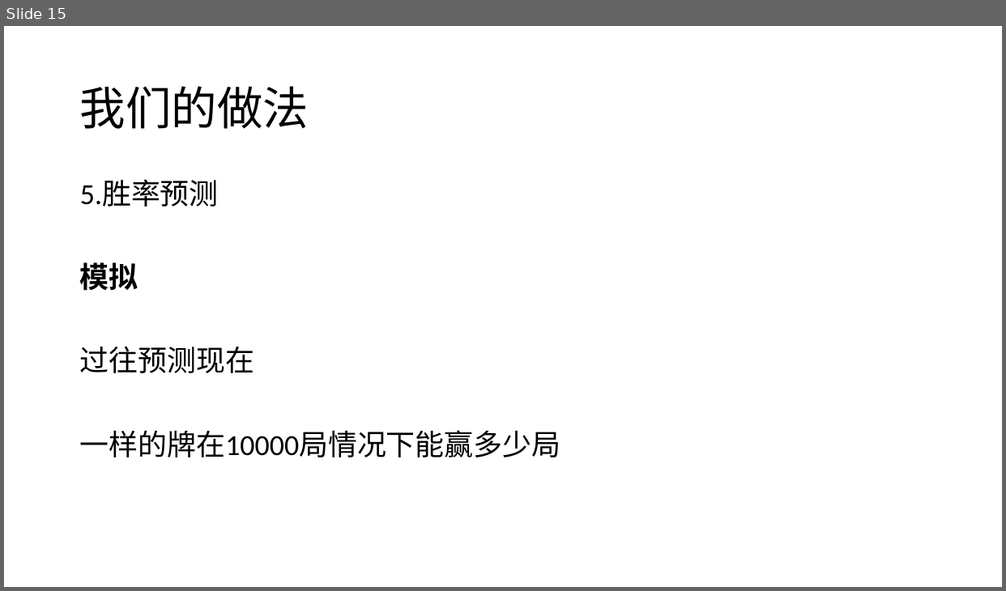
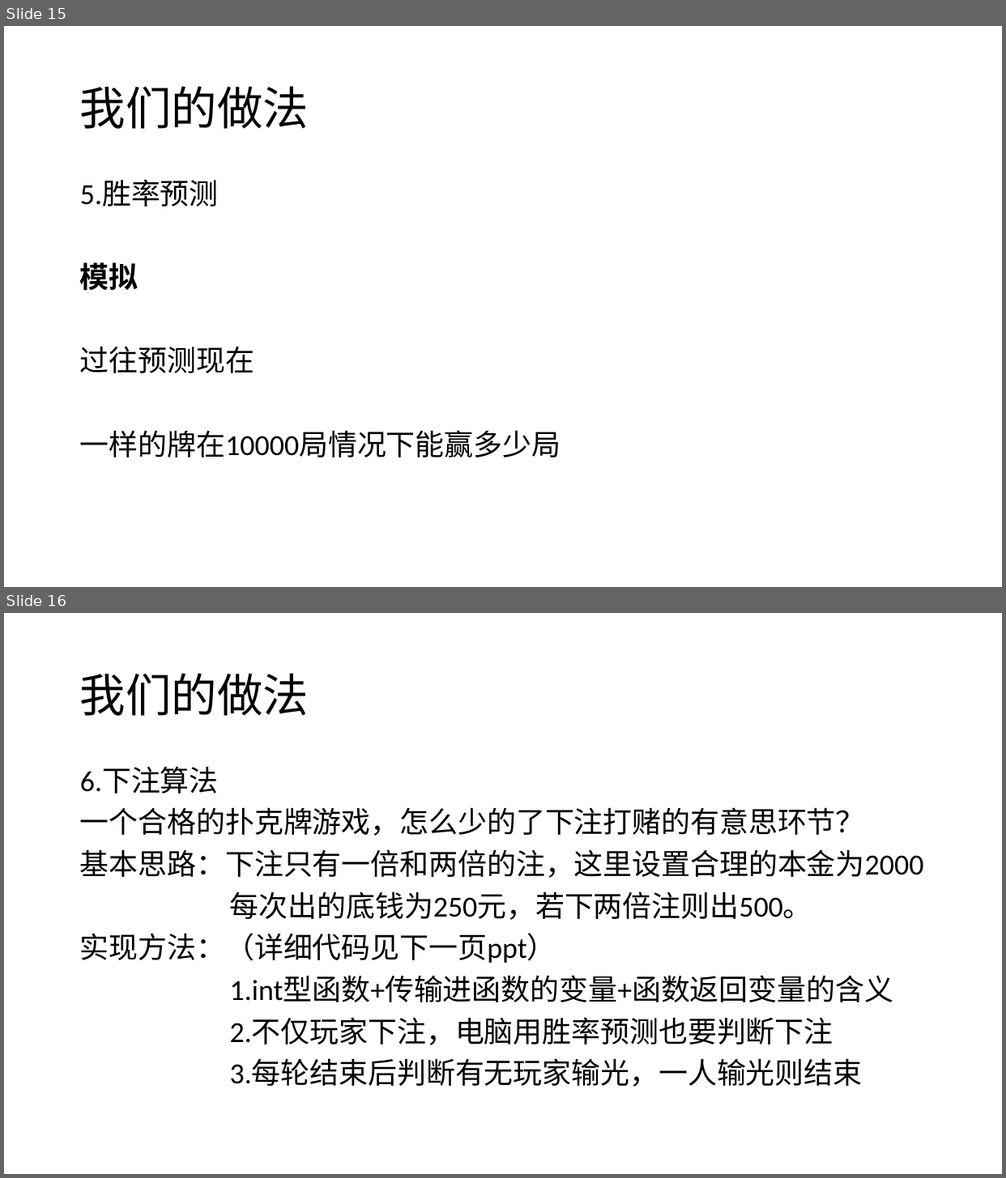
Before and after one commit to azukanawa/PokerGame, a slide deck: C语言小组汇报PPT.pptx. Shown one above the other, each under a label of ours: slide 15 before the commit, slides 15 and 16 after it. The pictures are 1006x591 and 1006x1178 pixels, drawn with LibreOffice and Linux fonts; fonts in the diff are those of the drawing. Boxes give left, top, right and bottom in pixels: in the first picture for what was removed or moved away, otherwise in the second. Text is boxed around its words. In the diff, an @@ line names an element or a change of style, - is before the commit and + after.

```diff
--- a/C语言小组汇报PPT.pptx
+++ b/C语言小组汇报PPT.pptx
@@ slide 16 added at bbox=[4, 613, 1002, 1174], background #FFFFFF @@
@@ title added at bbox=[80, 673, 309, 716], 44 pt, text #000000 @@
+我们的做法
@@ text added at bbox=[80, 767, 924, 1087], 28 pt, text #000000 @@
+6.下注算法
+一个合格的扑克牌游戏，怎么少的了下注打赌的有意思环节？
+基本思路：下注只有一倍和两倍的注，这里设置合理的本金为2000
+每次出的底钱为250元，若下两倍注则出500。
+实现方法：（详细代码见下一页ppt）
+1.int型函数+传输进函数的变量+函数返回变量的含义
+2.不仅玩家下注，电脑用胜率预测也要判断下注
+3.每轮结束后判断有无玩家输光，一人输光则结束
```
Also in this commit, not shown: 4 slides changed, 7 other slides added, 9 other files.
